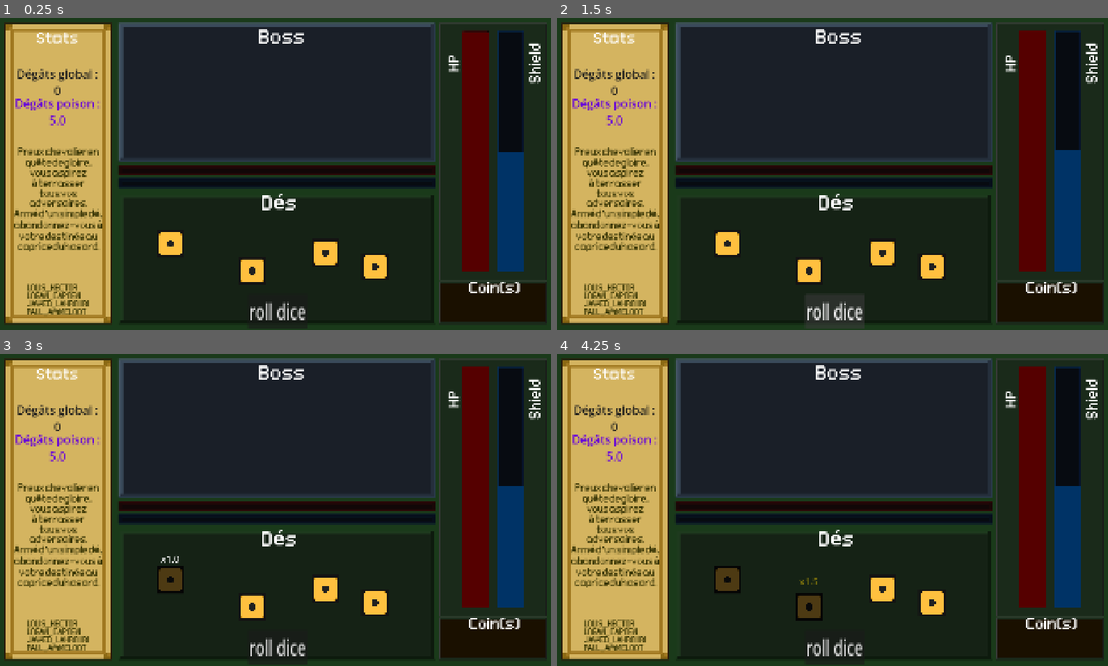
Above: before the commit, frames 1-4 (two rows, left to right).
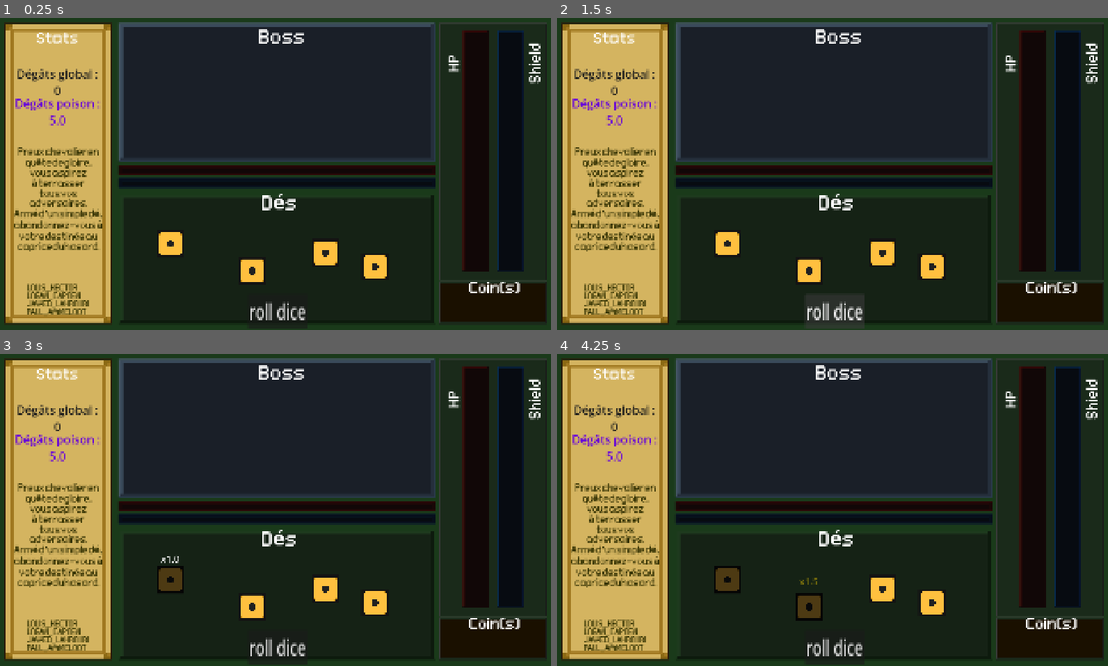
Above: after the commit, the same moments.

Repository: logan-capoen/dice-and-daggers
Game: Godot game, scene res://scenes/plateau.tscn
The game is run twice, just before and just after one commit, with the same random seed, the same clock (stepped at 60 frames per second) and the same inputs.
Inputs (mouse positions are in pixels of both pictures, inside the frame that each line leads up to):
- Up to frame 1 (0.25 s): no input
- Up to frame 2 (1.5 s): click "roll dice" at 0.5 s; click "roll dice" at 1.25 s
- Up to frame 3 (3 s): click "roll dice" at 2 s; tap Enter at 2.75 s; move the mouse to (170, 578) at 2.77 s; click (170, 578) at 2.92 s
- Up to frame 4 (4.25 s): move the mouse to (810, 606) at 3.52 s; click (810, 606) at 3.67 s

The runs differ from the first frame. In frame 1, 5.5% of the frame differs, in the area x 83-96%, y 4-82%; in frame 2, 5.6%; in frame 3, 5.6%; in frame 4, 5.6%.

Commit message:
feat: main connected with bar and boss logic

Diff:
--- a/dice-and-daggers/scenes/bar_handling.gd
+++ b/dice-and-daggers/scenes/bar_handling.gd
@@ -5,13 +5,15 @@
 @onready var hp_joueur = $HPJoueur
 @onready var shield_joueur = $ShieldJoueur
 
+@onready var boss = get_tree().get_first_node_in_group("boss")
 @onready var player = get_tree().get_first_node_in_group("player")
 
 func _process(delta):
-	if player == null:
+	if player == null or boss == null:
 		return
 	animer_barre(hp_joueur, player.hp)
 	animer_barre(shield_joueur, player.shield)
+	animer_barre(hp_boss, boss.getHp())
 
 func animer_barre(barre: ProgressBar, valeur: float):
 	valeur = clamp(valeur, barre.min_value, barre.max_value)
--- a/dice-and-daggers/scenes/boss/Bat.tscn
+++ b/dice-and-daggers/scenes/boss/Bat.tscn
@@ -502,7 +502,7 @@
 animation = &"idle"
 frame_progress = 0.8393329
 
-[node name="Sprite2D" type="Sprite2D" parent="." index="1" unique_id=580565296]
+[node name="Sprite2D2" type="Sprite2D" parent="." index="1" unique_id=580565296]
 show_behind_parent = true
 position = Vector2(953, 544)
 scale = Vector2(0.6798651, 0.702474)
--- a/dice-and-daggers/script/main.gd
+++ b/dice-and-daggers/script/main.gd
@@ -22,10 +22,17 @@
 	# On applique l'effet global (dégâts, etc.)
 	appliquer_effet_global(nom_image, m)
 
+@onready var boss = get_tree().get_first_node_in_group("boss")
+@onready var player = get_tree().get_first_node_in_group("player")
+
 func appliquer_effet_global(nom, multi):
 	match nom:
-		"epee": print("Dégâts totaux : ", 10 * multi)
-		"soin": print("Soin total : ", 5 * multi)
+		"epee":
+			var degats = 10 * multi
+			boss.hurt(degats)
+		"soin":
+			var soin = 5 * multi
+			player.hp = min(player.hp + soin, 100)
 
 func _on_button_pressed():
 	# RESET DU TOUR
@@ -45,3 +52,15 @@
 		de.est_utilise = false
 		de.sprite.self_modulate = Color(1, 1, 1)
 		de.lancer_animation()
+
+func _ready():
+	if boss == null:
+		return
+	boss.on_boss_attacked.connect(_on_boss_attacked)
+	boss.on_boss_died.connect(_on_boss_died)
+
+func _on_boss_attacked(degats):
+	player.take_damage(degats)
+
+func _on_boss_died():
+	print("Boss mort")
Not shown: 1 places in dice-and-daggers/scenes/boss/Bat.tscn that only renumber resources
